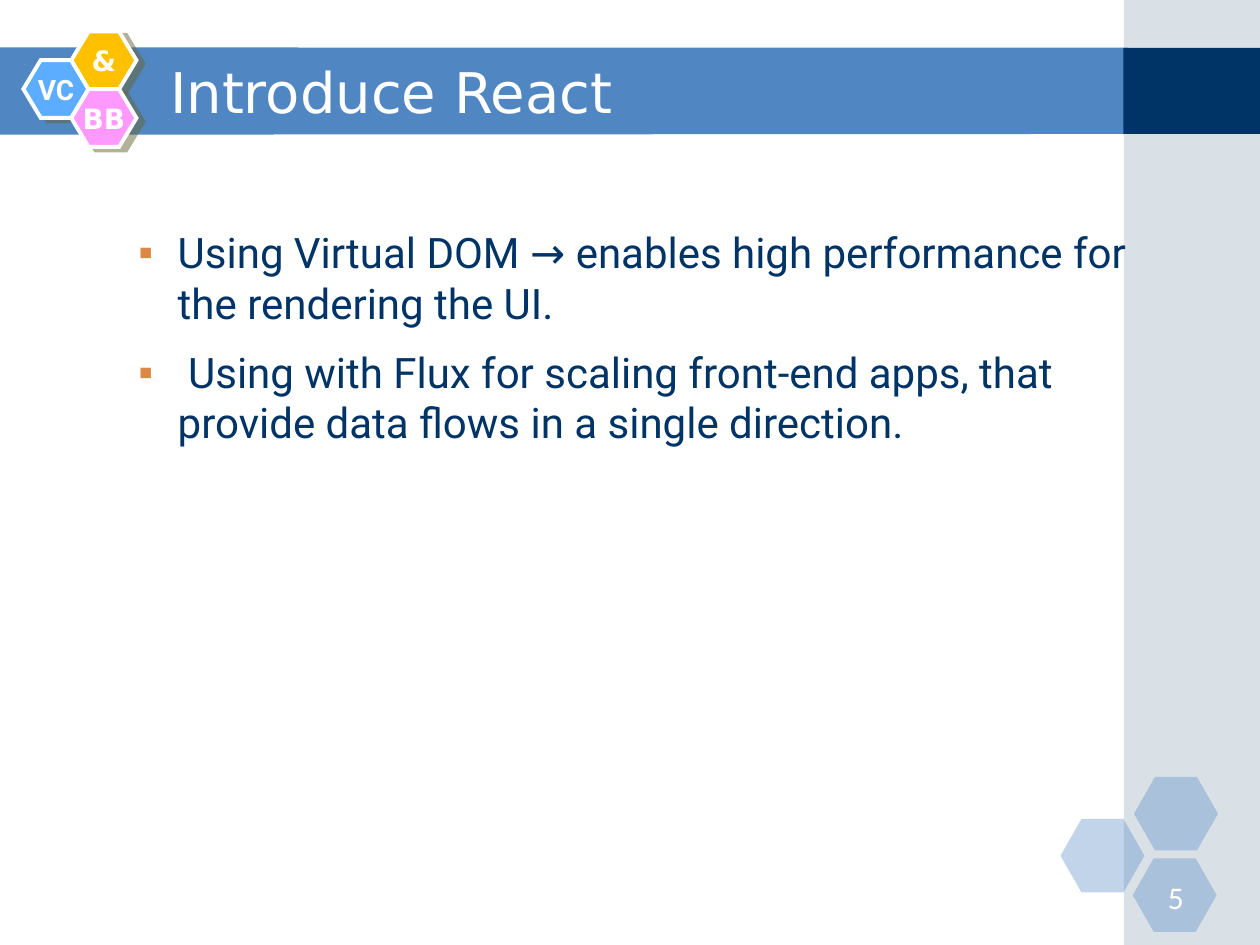
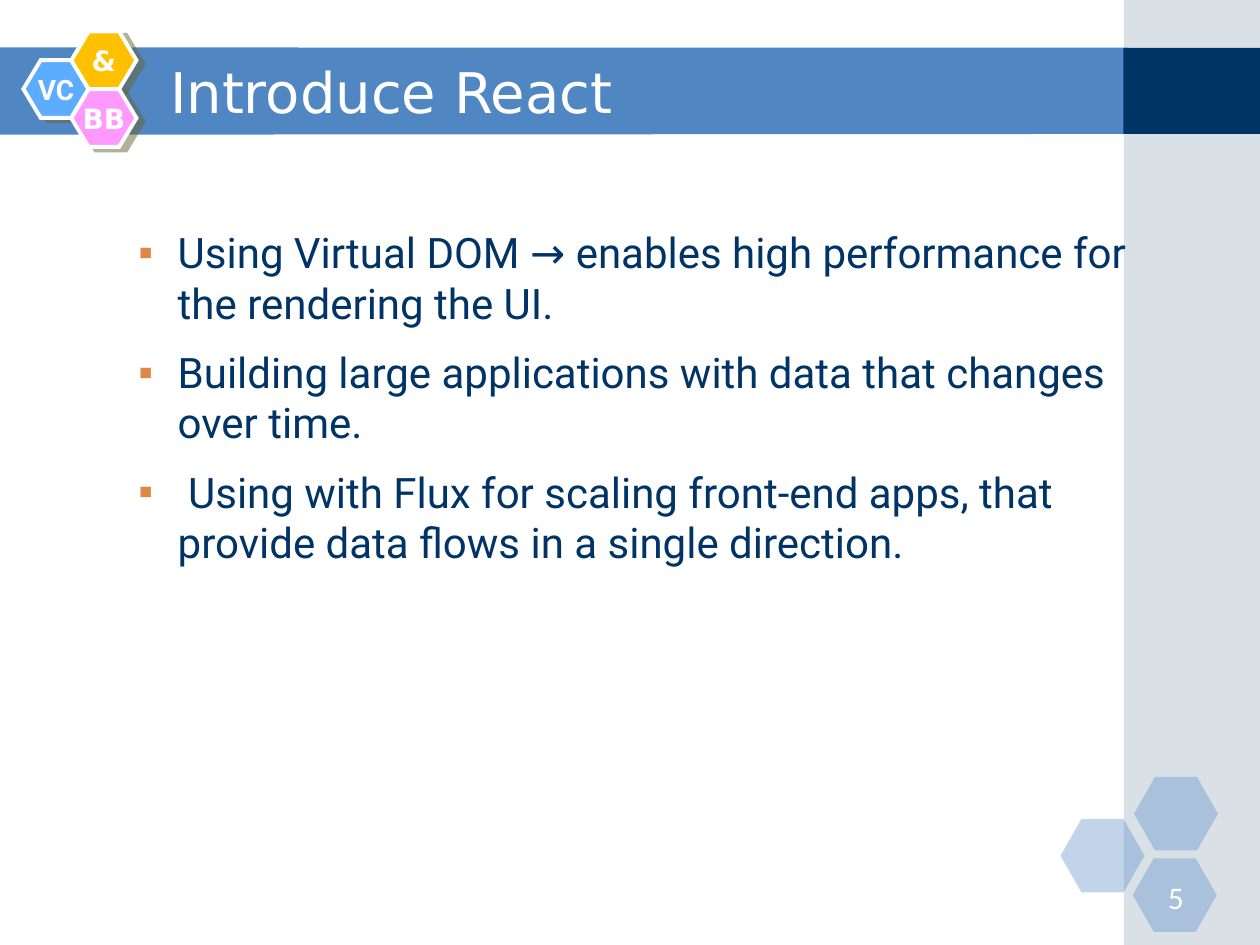
Before and after one commit to nguyenminhtiend/React-Document, a slide deck: slide 5 of React_Slide.pptx. Drawn at 1260x945 pixels with LibreOffice and Linux fonts; fonts in the diff are those of the drawing. Boxes give left, top, right and bottom in pixels: in the first picture for what was removed or moved away, otherwise in the second. Text is boxed around its words. In the diff, an @@ line names an element or a change of style, - is before the commit and + after.

```diff
--- a/React_Slide.pptx
+++ b/React_Slide.pptx
@@ text at (178, 356, 1105, 439): paragraph added @@
+  ▪ Building large applications with data that changes over time.
```
Also in this commit, not shown: 3 other slides changed, 4 slides added, 10 other files.
